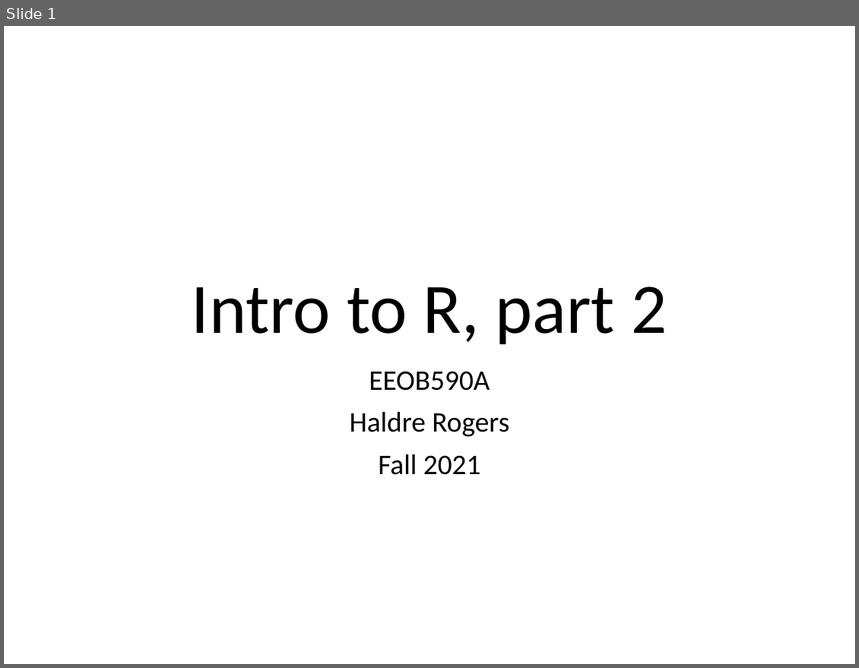
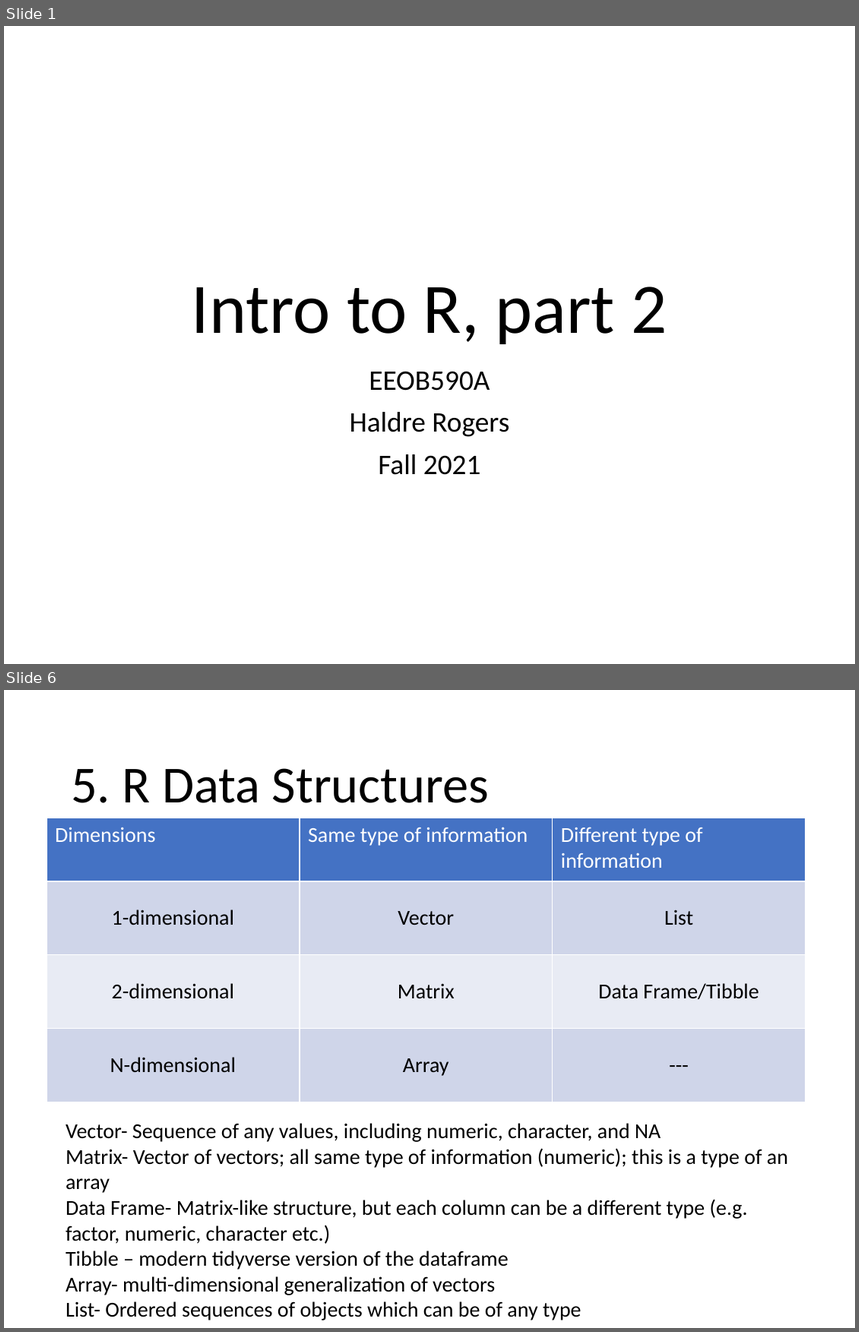
Before and after one commit to EEOB590A-Data-Science-in-R-Fall2021/CourseMaterials, a slide deck: 1. Intro to R/presentations/2. R-Intro_part2_2021.pptx. Shown one above the other, each under a label of ours: slide 1 before the commit, slides 1 and 6 after it; the slides between them are not shown. The pictures are 859x668 and 859x1332 pixels, drawn with LibreOffice and Linux fonts; fonts in the diff are those of the drawing. Boxes give left, top, right and bottom in pixels: in the first picture for what was removed or moved away, otherwise in the second. Text is boxed around its words. In the diff, an @@ line names an element or a change of style, - is before the commit and + after.

```diff
--- a/1. Intro to R/presentations/2. R-Intro_part2_2021.pptx
+++ b/1. Intro to R/presentations/2. R-Intro_part2_2021.pptx
@@ slide 6 added at [4,690,855,1328], background #FFFFFF @@
@@ title added at [71,768,489,803], 44 pt, text #000000 @@
+5. R Data Structures
@@ table added at [47,818,805,1102], 4 rows, 3 columns @@
+Dimensions | Same type of information | Different type of information
+1-dimensional | Vector | List
+2-dimensional | Matrix | Data Frame/Tibble
+N-dimensional | Array | ---
@@ text added at [66,1123,788,1321], 18 pt, text #000000 @@
+  Vector- Sequence of any values, including numeric, character, and NA
+  Matrix- Vector of vectors; all same type of information (numeric); this is a type of an array
+  Data Frame- Matrix-like structure, but each column can be a different type (e.g. factor, numeric, character etc.)
+  Tibble – modern tidyverse version of the dataframe
+  Array- multi-dimensional generalization of vectors
+List- Ordered sequences of objects which can be of any type
```
Also in this commit, not shown: 7 slides changed, 2 other slides added, 15 slides removed, 9 other files.
